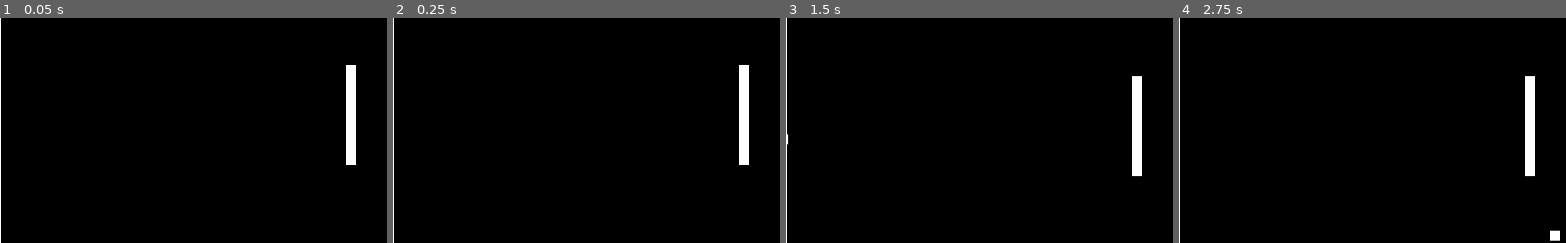
Above: before the commit, frames 1-4 (left to right).
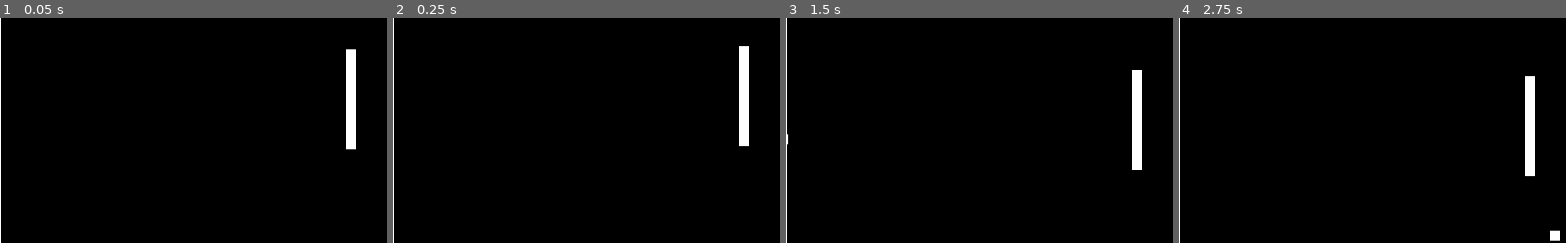
Above: after the commit, the same moments.

Repository: keannyooi/pong-proto
Game: Godot game, scene res://scenes/pong.tscn
Two runs of this game, one before a commit and one after it. Both use one fixed random seed, a clock stepped at 60 frames per second and the inputs below.
Inputs:
- Up to frame 1 (0.05 s): no input
- Up to frame 2 (0.25 s): no input
- Up to frame 3 (1.5 s): tap Enter at 0.5 s; hold W (player_up) 0.53-1.28 s; hold S (player_down) from 1.28 s (still down)
- Up to frame 4 (2.75 s): release S (player_down) at 2.03 s; hold W (player_up) from 2.03 s (still down)
The pictures show only the part of the screen within x 50-100%, y 27-77%; the shares and areas given below are measured in that part.

The runs differ from the first frame. In frame 1, 0.4% of the frame differs, in the area x 89-92%, y 13-66%; in frame 2, 0.4%, in the area x 89-92%, y 12-66%; in frame 3, 0.2%; in frame 4, nothing differs.

Commit message:
Randomized angle of ball when hit by AI paddle

Diff:
--- a/scenes/pong.tscn
+++ b/scenes/pong.tscn
@@ -53,4 +53,5 @@
 [node name="UI" parent="." instance=ExtResource("4_oonss")]
 
 [connection signal="ai_wins" from="Ball" to="." method="_on_ball_ai_wins"]
+[connection signal="player_hit_ball" from="Ball" to="AIPaddle" method="_on_ball_player_hit_ball"]
 [connection signal="player_wins" from="Ball" to="." method="_on_ball_player_wins"]
--- a/scripts/ai_paddle.gd
+++ b/scripts/ai_paddle.gd
@@ -7,6 +7,7 @@
 var ball_pos: Vector2
 var ball_relative_direction_y: int
 var distance_y: int
+var pos_offset: int
 
 var viewport_size: Vector2
 var paddle_size: int
@@ -14,15 +15,19 @@
 func _ready() -> void:
 	viewport_size = get_viewport().size
 	paddle_size = collision_shape_2d.shape.get_rect().size.y
+	randomize_pos_offset()
 
 func _process(delta: float) -> void:
 	calc_ball_relative_direction_y(delta)
 	move_paddle(delta)
 
+func _on_ball_player_hit_ball() -> void:
+	randomize_pos_offset()
+
 func calc_ball_relative_direction_y(delta: float) -> void:
 	ball_pos = $"../Ball".position
 
-	distance_y = ball_pos.y - position.y
+	distance_y = ball_pos.y - position.y + pos_offset
 	if abs(distance_y) > paddle_speed * delta: # avoiding division by zero error
 		ball_relative_direction_y = distance_y / abs(distance_y)
 
@@ -35,3 +40,6 @@
 
 	position.y = clamp(position.y, paddle_size / 2,
 		viewport_size.y - (paddle_size / 2))
+
+func randomize_pos_offset() -> void:
+	pos_offset = randi_range(0 - (paddle_size / 2), paddle_size / 2)
--- a/scripts/ball.gd
+++ b/scripts/ball.gd
@@ -1,5 +1,6 @@
 extends CharacterBody2D
 
+signal player_hit_ball
 signal player_wins
 signal ai_wins
 
@@ -24,6 +25,9 @@
 	)
 	if collision:
 		var collider: Object = collision.get_collider()
+		if collider == player_paddle:
+			player_hit_ball.emit()
+
 		if collider == player_paddle or collider == ai_paddle:
 			current_speed += accel
 			direction = bounce_off_paddle(collider)
